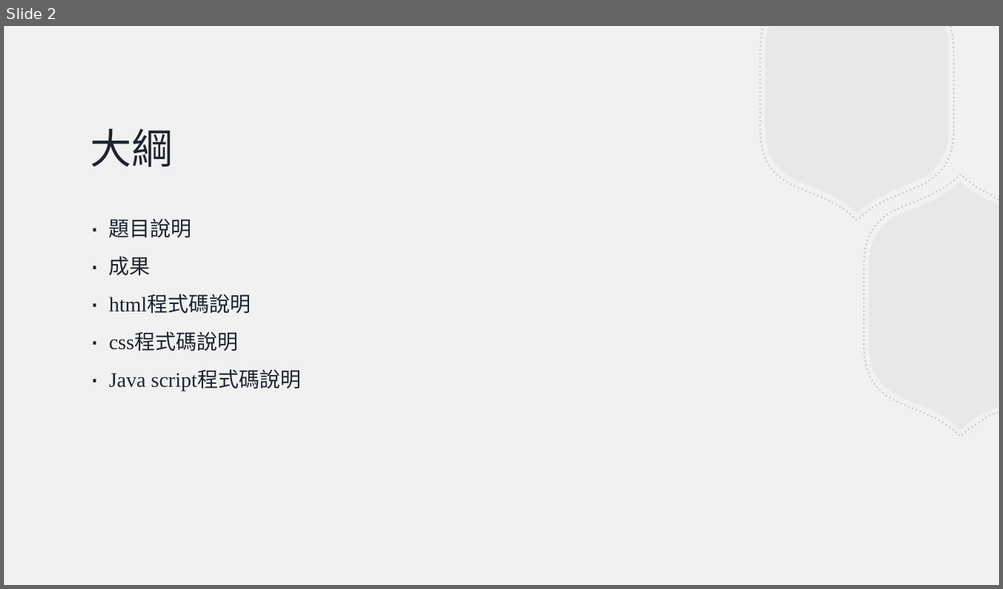
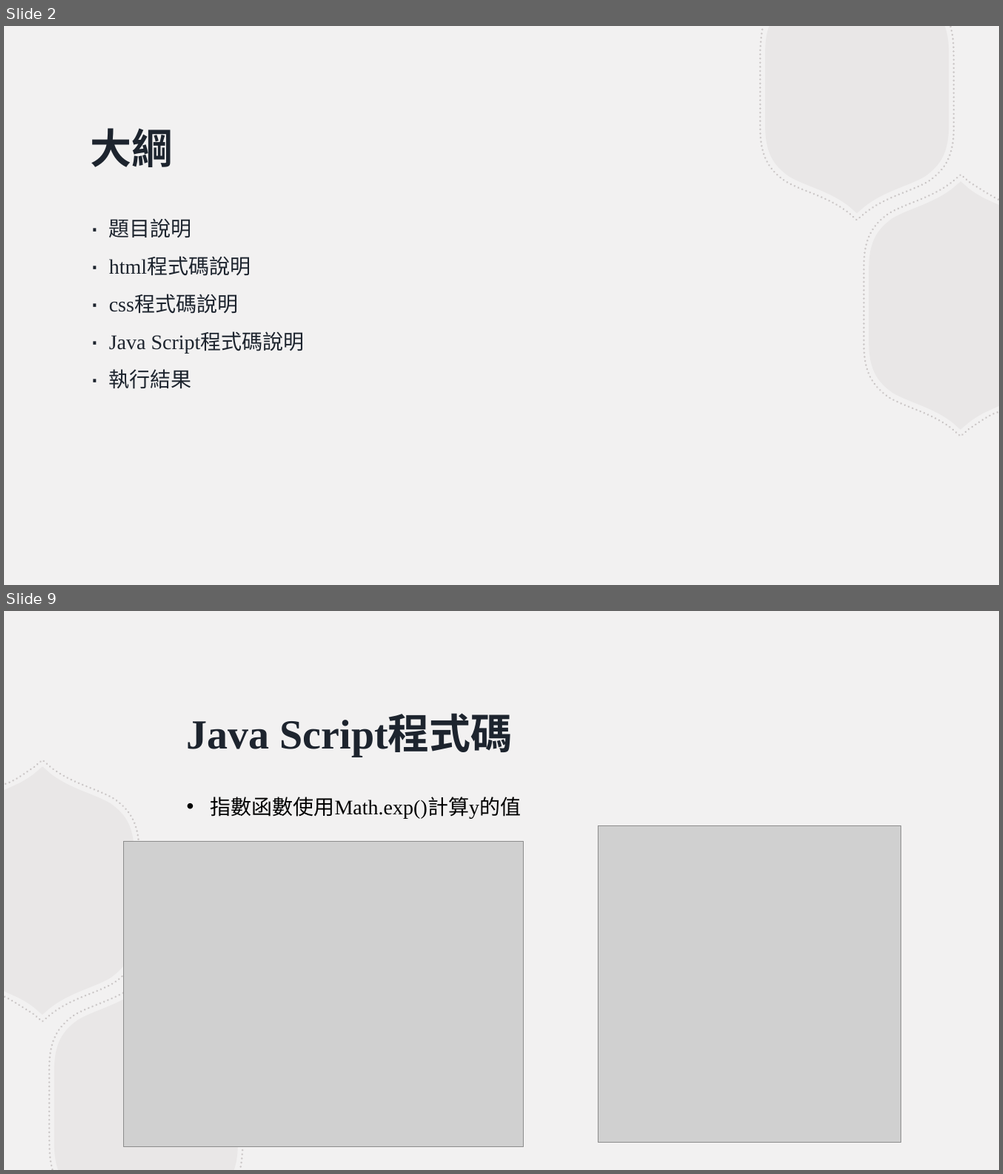
Before and after one commit to evachen20041010/JavaScript, a slide deck: Grp_1/實習課第6組_Grp1.pptx. Shown one above the other, each under a label of ours: slide 2 before the commit, slides 2 and 9 after it; the slides between them are not shown. The pictures are 1003x589 and 1003x1174 pixels, drawn with LibreOffice and Linux fonts; fonts in the diff are those of the drawing; grey boxes stand for pictures. Boxes give left, top, right and bottom in pixels: in the first picture for what was removed or moved away, otherwise in the second. Text is boxed around its words. In the diff, an @@ line names an element or a change of style, - is before the commit and + after.

```diff
--- a/Grp_1/實習課第6組_Grp1.pptx
+++ b/Grp_1/實習課第6組_Grp1.pptx
@@ slide 9 added at bbox=[4, 611, 999, 1170], background #F2F1F1 @@
@@ title added at bbox=[187, 717, 512, 757], 40 pt, text #1D242E, bold @@
+Java Script程式碼
@@ group added at bbox=[4, 760, 243, 1170]: 4 freeform shapes @@
@@ text added at bbox=[210, 797, 521, 819], 20 pt, text #000000 @@
+• 指數函數使用Math.exp()計算y的值
@@ picture added at bbox=[598, 826, 901, 1143] @@
@@ picture added at bbox=[123, 842, 523, 1147] @@
@@ slide 2 changed as well @@
@@ title "大綱" at bbox=[91, 128, 173, 167]: bold on @@
@@ text at bbox=[109, 256, 151, 276]: paragraph removed @@
-∙ 成果
@@ text at bbox=[109, 333, 304, 389]: text changed @@
-∙ Java script程式碼說明
+∙ Java Script程式碼說明
+∙ 執行結果
```
Also in this commit, not shown: 1 other slide changed, 11 other slides added, 1 other file.
